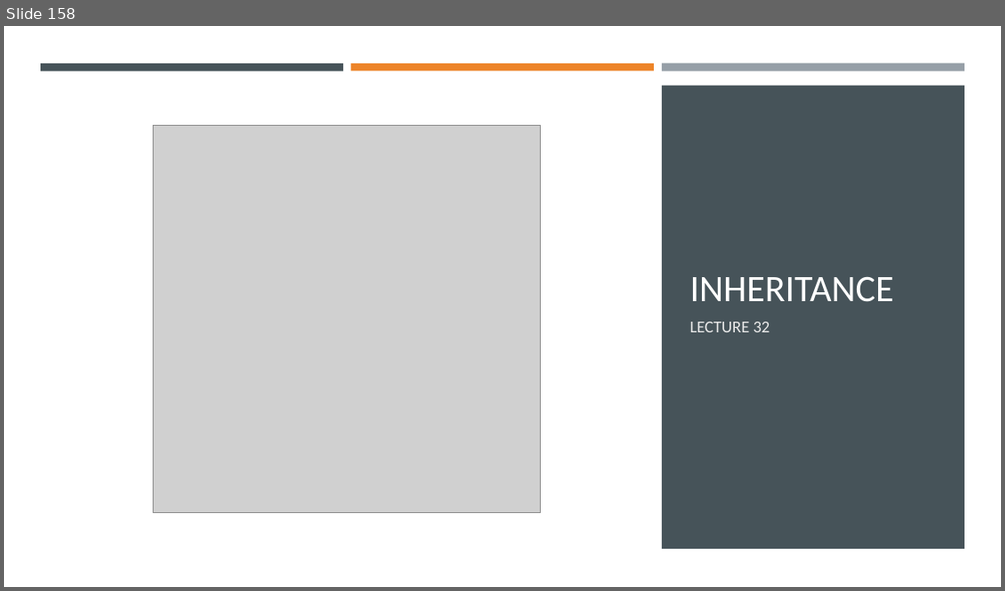
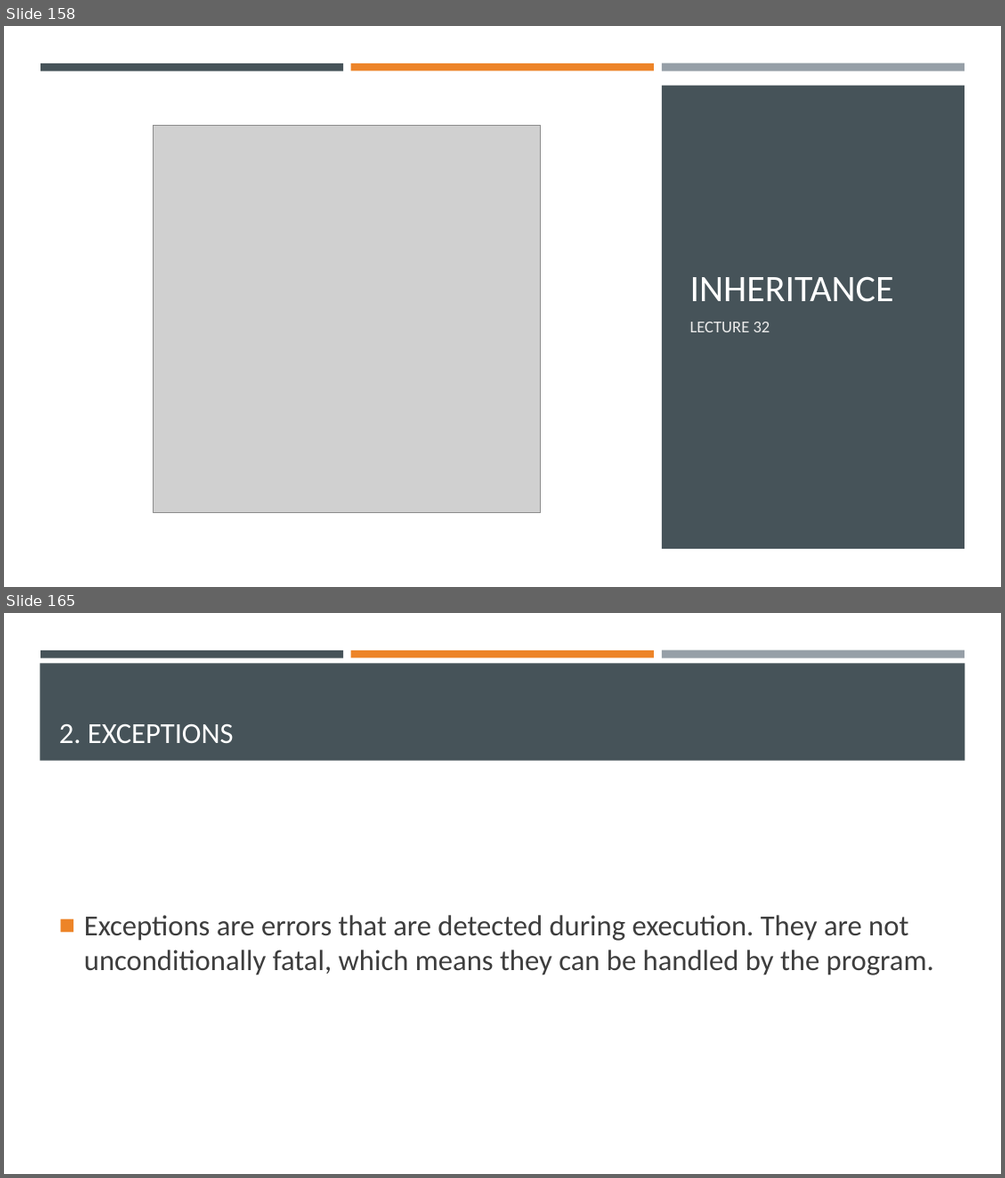
Before and after one commit to Ghost0396/iot, a slide deck: python/Python 3.pptx. Shown one above the other, each under a label of ours: slide 158 before the commit, slides 158 and 165 after it; the slides between them are not shown. The pictures are 1005x591 and 1005x1178 pixels, drawn with LibreOffice and Linux fonts; fonts in the diff are those of the drawing; grey boxes stand for pictures. Boxes give left, top, right and bottom in pixels: in the first picture for what was removed or moved away, otherwise in the second. Text is boxed around its words. In the diff, an @@ line names an element or a change of style, - is before the commit and + after.

```diff
--- a/python/Python 3.pptx
+++ b/python/Python 3.pptx
@@ slide 165 added at <box>4,613,1001,1174</box>, background #FFFFFF @@
@@ rectangle added at <box>40,663,965,761</box>, fill #465359 @@
@@ rectangle added at <box>40,650,343,657</box>, fill #465359 @@
@@ rectangle added at <box>351,650,654,657</box>, fill #ED8428 @@
@@ rectangle added at <box>662,650,964,658</box>, fill #969FA7 @@
@@ title added at <box>59,724,234,743</box>, 28 pt, text #FFFFFF @@
+2. EXCEPTIONS
@@ text added at <box>84,915,934,975</box>, 28 pt, text #3D3D3D @@
+■ Exceptions are errors that are detected during execution. They are not unconditionally fatal, which means they can be handled by the program.
```
Also in this commit, not shown: 19 other slides added, 2 other files.
